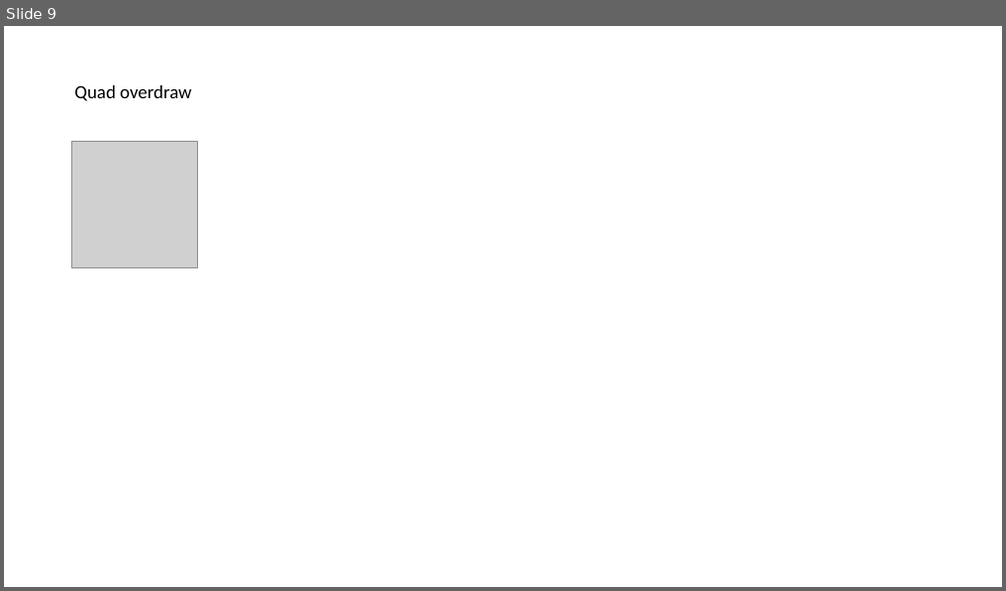
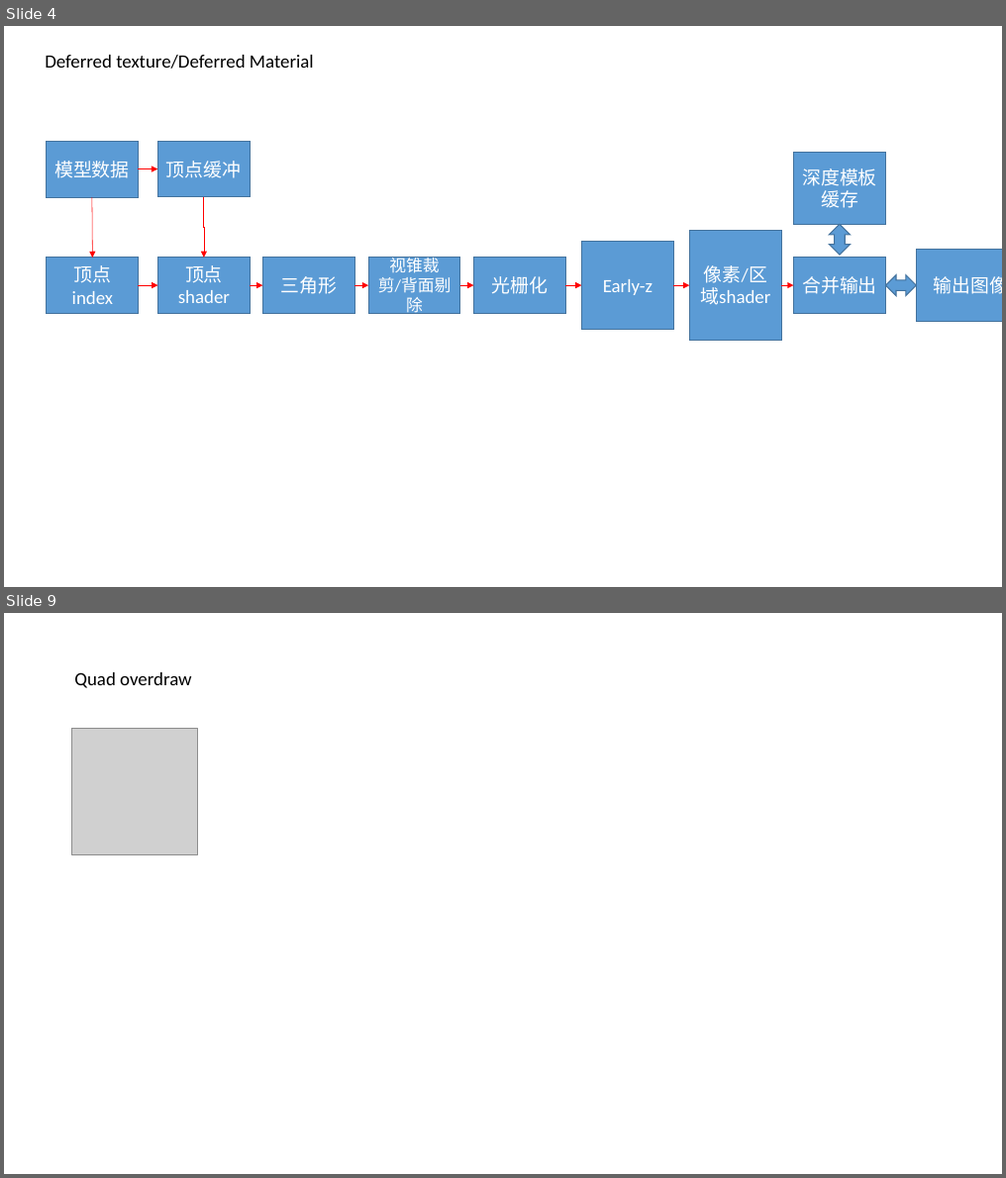
Before and after one commit to Tianji95/CG_learning_note, a slide deck: UE5_ppt/nanite简析.pptx. Shown one above the other, each under a label of ours: slide 9 before the commit, slides 4 and 9 after it; the slides between them are not shown. The pictures are 1006x591 and 1006x1178 pixels, drawn with LibreOffice and Linux fonts; fonts in the diff are those of the drawing; grey boxes stand for pictures. Boxes give left, top, right and bottom in pixels: in the first picture for what was removed or moved away, otherwise in the second. Text is boxed around its words. In the diff, an @@ line names an element or a change of style, - is before the commit and + after.

```diff
--- a/UE5_ppt/nanite简析.pptx
+++ b/UE5_ppt/nanite简析.pptx
@@ slide 4 added at box(4, 26, 1002, 587), background #FFFFFF @@
@@ text added at box(45, 55, 314, 69), 18 pt, text #000000 @@
+Deferred texture/Deferred Material
@@ rectangle added at box(46, 142, 138, 197), fill #5B9BD5, outline #43739E 1 pt, 18 pt, text #FFFFFF @@
+模型数据
@@ rectangle added at box(157, 141, 250, 196), fill #5B9BD5, outline #43739E 1 pt, 18 pt, text #FFFFFF @@
+顶点缓冲
@@ arrow added from (138, 169) to (157, 169), #FF0000 0.5 pt @@
@@ rectangle added at box(794, 153, 886, 224), fill #5B9BD5, outline #43739E 1 pt, 18 pt, text #FFFFFF @@
+深度模板缓存
@@ arrow added from (92, 197) to (92, 258), #FF0000 0.5 pt @@
@@ elbow arrow added from (204, 197) to (204, 258), #FF0000 0.5 pt @@
@@ rectangle added at box(690, 231, 782, 341), fill #5B9BD5, outline #43739E 1 pt, 18 pt, text #FFFFFF @@
+像素/区域shader
@@ up down arrow added at box(829, 224, 849, 255), fill #5B9BD5, outline #43739E 1 pt @@
@@ rectangle added at box(47, 258, 139, 313), fill #5B9BD5, outline #43739E 1 pt, 18 pt, text #FFFFFF @@
+顶点index
@@ rectangle added at box(158, 258, 251, 313), fill #5B9BD5, outline #43739E 1 pt, 18 pt, text #FFFFFF @@
+顶点shader
@@ rectangle added at box(263, 258, 355, 313), fill #5B9BD5, outline #43739E 1 pt, 18 pt, text #FFFFFF @@
+三角形
@@ rectangle added at box(368, 258, 460, 313), fill #5B9BD5, outline #43739E 1 pt, 16 pt, text #FFFFFF @@
+视锥裁剪/背面剔除
@@ rectangle added at box(474, 258, 566, 313), fill #5B9BD5, outline #43739E 1 pt, 18 pt, text #FFFFFF @@
+光栅化
@@ rectangle added at box(582, 242, 674, 330), fill #5B9BD5, outline #43739E 1 pt, 18 pt, text #FFFFFF @@
+Early-z
@@ rectangle added at box(794, 258, 886, 313), fill #5B9BD5, outline #43739E 1 pt, 18 pt, text #FFFFFF @@
+合并输出
@@ rectangle added at box(917, 250, 1002, 322), fill #5B9BD5, outline #43739E 1 pt, 18 pt, text #FFFFFF @@
+输出图像
@@ arrow added from (138, 285) to (158, 285), #FF0000 0.5 pt @@
@@ arrow added from (251, 285) to (263, 285), #FF0000 0.5 pt @@
@@ arrow added from (355, 285) to (368, 285), #FF0000 0.5 pt @@
@@ arrow added from (460, 285) to (474, 285), #FF0000 0.5 pt @@
@@ arrow added from (565, 285) to (582, 285), #FF0000 0.5 pt @@
@@ arrow added from (674, 285) to (690, 285), #FF0000 0.5 pt @@
@@ arrow added from (782, 285) to (794, 285), #FF0000 0.5 pt @@
@@ up down arrow added at box(885, 274, 916, 296), fill #5B9BD5, outline #43739E 1 pt @@
```
Also in this commit, not shown: 5 slides changed, 7 other slides added, 3 slides removed.
